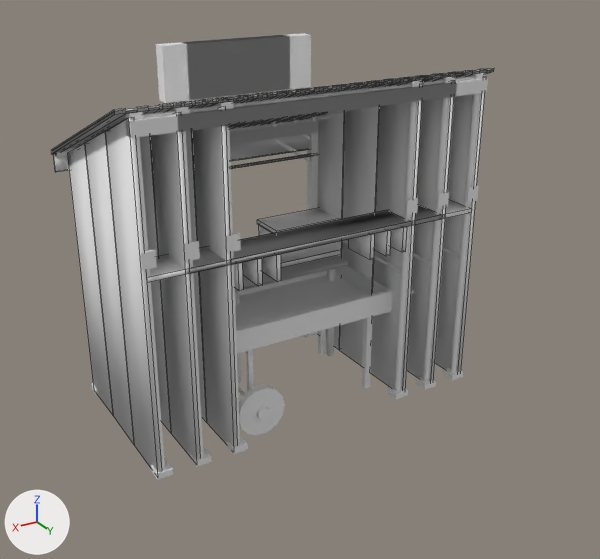
The Blender file assets/eclipse/source/pasaje_stalls.blend, before and after one commit.
One viewpoint serves both versions: a camera (50 mm lens) standing at (3.05, 4.68, 3.62) and looking at (0.1, -0.23, 1.17). Lighting does not change. The marker at lower left points along +X, +Y and +Z. The first picture is the older version. Mesh edges are drawn as thin lines on the coarser meshes.

In view in the first picture: 'barrow', 'booth_16', 'booth_22', 'booth_28', 'lean_to_16', 'lean_to_22', 'lean_to_28', 'neon_box_13', 'neon_box_9', 'pipe_frame_16', 'pipe_frame_22', 'pipe_frame_28' and 13 more.
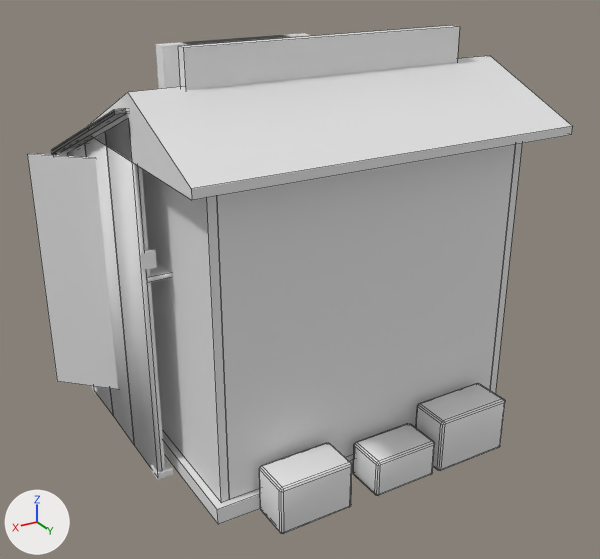
What changed in the scene script:
```text
Add me_kiosk:
    me_kiosk.from_pydata(...)  # 378 vertices, 317 faces; spans x -1.76..1.76, y -1.19..0.96, z 0.0..2.95
    me_kiosk.polygons.foreach_set('use_smooth', [True] * 317)
    # faces by material slot: [30, 54, 6, 30, 13, 16, 6, 162]
    me_kiosk.materials.append(mat_iron)  # white #e7e7e7
    me_kiosk.materials.append(mat_paint_blue)  # white #e7e7e7
    me_kiosk.materials.append(mat_wood)  # white #e7e7e7
    me_kiosk.materials.append(mat_sign)  # white #e7e7e7
    me_kiosk.materials.append(mat_tin)  # white #e7e7e7
    me_kiosk.materials.append(mat_steel)  # white #e7e7e7
    me_kiosk.materials.append(mat_enamel)  # white #e7e7e7
    me_kiosk.materials.append(mat_cloth)  # white #e7e7e7
Add ob_kiosk:
    ob_kiosk = bpy.data.objects.new('kiosk', me_kiosk)
    ob_kiosk.location = (0.0, 0.0, 0.0)
```

Boxes [x1, y1, x2, y2] around the edits, measured in the pictures (600 x 559 px):
'kiosk', added
    after: [27, 25, 573, 534]
    faces in mat_paint_blue (white #e7e7e7): [27, 143, 522, 503]
    faces in mat_tin (white #e7e7e7): [88, 56, 573, 200]
    faces in mat_cloth (white #e7e7e7): [259, 383, 505, 534]
    faces in mat_enamel (white #e7e7e7): [179, 25, 460, 90]
    faces in mat_iron (white #e7e7e7): [162, 430, 354, 524]
'booth_16', unchanged, covered by the edit
    before: [186, 84, 423, 447]
'booth_22', unchanged, covered by the edit
    before: [140, 80, 455, 459]
'barrow', unchanged, covered by the edit
    before: [235, 265, 414, 435]
'neon_box_13', unchanged, covered by the edit
    before: [156, 33, 311, 124]
    after: [156, 33, 311, 89]
